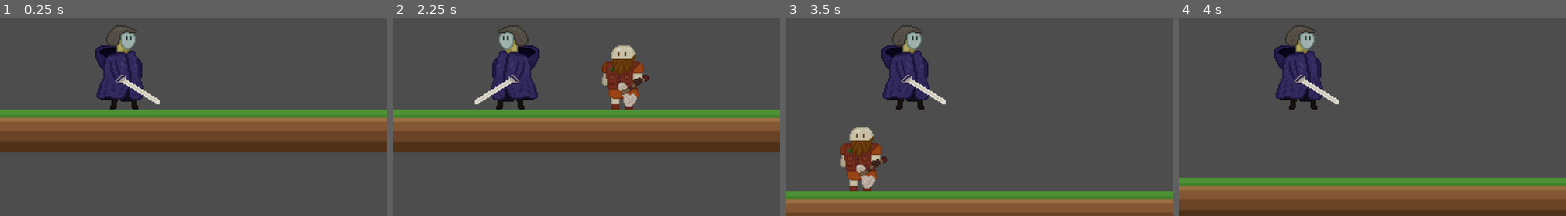
Above: before the commit, frames 1-4 (left to right).
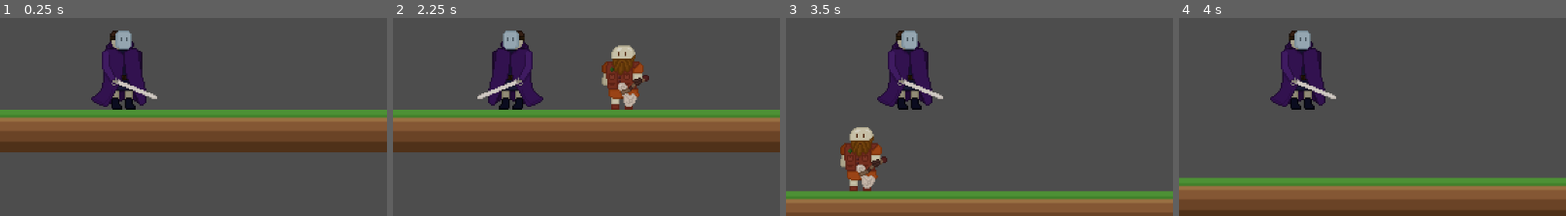
Above: after the commit, the same moments.

Repository: Arcstra/AlfaGame
Game: Godot game, scene res://Scenes/test.tscn
Two runs of this game, one before a commit and one after it. Both use one fixed random seed, a clock stepped at 60 frames per second and the inputs below.
Inputs:
- Up to frame 1 (0.25 s): no input
- Up to frame 2 (2.25 s): tap Enter at 0.5 s; hold D (right) 0.53-2.03 s; tap X (hit) at 0.6, 1.35, 2.1 s; tap Z (jump) at 0.77, 1.52 s; hold A (left) from 2.03 s (still down)
- Up to frame 3 (3.5 s): release A (left) at 2.78 s; hold D (right) from 2.78 s (still down); tap X (hit) at 2.85 s; tap Z (jump) at 3.02 s
- Up to frame 4 (4 s): keep holding D (right); tap X (hit) at 3.6 s; tap Z (jump) at 3.77 s
The pictures show only the part of the screen within x 34-84%, y 42-92%; the shares and areas given below are measured in that part.

The runs differ from the first frame. In frame 1, 2.5% of the frame differs, in the area x 23-42%, y 3-47%; in frame 2, 2.5%; in frame 3, 2.5%; in frame 4, 2.5%.

Commit message:
Add comments and minotaur

Diff:
--- a/Scenes/dwarf.tscn
+++ b/Scenes/dwarf.tscn
@@ -20,7 +20,7 @@
 [sub_resource type="RectangleShape2D" id="RectangleShape2D_p3jd0"]
 size = Vector2(27, 8)
 
-[node name="Dwarf" type="CharacterBody2D"]
+[node name="Dwarf" type="CharacterBody2D" groups=["dwarf\'s friend"]]
 collision_mask = 5
 script = ExtResource("1_a8uus")
 
--- /dev/null
+++ b/Scenes/minotaur.tscn
@@ -0,0 +1,51 @@
+[gd_scene load_steps=6 format=3 uid="uid://bdpaalej1sk32"]
+
+[ext_resource type="Script" path="res://Scripts/minotaur.gd" id="1_pyiwl"]
+[ext_resource type="Texture2D" uid="uid://b8v3e2v3blw64" path="res://Sprites/minotavr128.png" id="1_qqqas"]
+
+[sub_resource type="RectangleShape2D" id="RectangleShape2D_3fa6f"]
+size = Vector2(44, 108)
+
+[sub_resource type="SpriteFrames" id="SpriteFrames_c6git"]
+animations = [{
+"frames": [{
+"duration": 1.0,
+"texture": ExtResource("1_qqqas")
+}],
+"loop": true,
+"name": &"default",
+"speed": 5.0
+}]
+
+[sub_resource type="RectangleShape2D" id="RectangleShape2D_xk27n"]
+size = Vector2(50, 54)
+
+[node name="Minotaur" type="CharacterBody2D"]
+script = ExtResource("1_pyiwl")
+
+[node name="CollisionShape2D" type="CollisionShape2D" parent="."]
+position = Vector2(-12, 10)
+shape = SubResource("RectangleShape2D_3fa6f")
+
+[node name="AnimatedSprite2D" type="AnimatedSprite2D" parent="."]
+texture_filter = 1
+sprite_frames = SubResource("SpriteFrames_c6git")
+
+[node name="Cooldown" type="Timer" parent="."]
+wait_time = 2.0
+one_shot = true
+
+[node name="Sword" type="Area2D" parent="."]
+
+[node name="Collision" type="CollisionShape2D" parent="Sword"]
+position = Vector2(37, 23)
+shape = SubResource("RectangleShape2D_xk27n")
+
+[node name="RayCast2D" type="RayCast2D" parent="."]
+target_position = Vector2(640, 0)
+
+[node name="Careful" type="Timer" parent="."]
+wait_time = 5.0
+one_shot = true
+
+[node name="OneCareful" type="Timer" parent="."]
--- a/Scenes/player.tscn
+++ b/Scenes/player.tscn
@@ -1,7 +1,7 @@
 [gd_scene load_steps=6 format=3 uid="uid://bi01cjrei16ll"]
 
-[ext_resource type="Texture2D" uid="uid://piw3hl2xcaol" path="res://Sprites/GG64.png" id="1_i43q5"]
 [ext_resource type="Script" path="res://Scripts/player.gd" id="1_qn21p"]
+[ext_resource type="Texture2D" uid="uid://dkk2mwsjpefu3" path="res://Sprites/newGG64.png" id="2_gffg5"]
 
 [sub_resource type="RectangleShape2D" id="RectangleShape2D_dcp6n"]
 size = Vector2(22, 62)
@@ -10,7 +10,7 @@
 animations = [{
 "frames": [{
 "duration": 1.0,
-"texture": ExtResource("1_i43q5")
+"texture": ExtResource("2_gffg5")
 }],
 "loop": true,
 "name": &"default",
@@ -20,7 +20,7 @@
 [sub_resource type="RectangleShape2D" id="RectangleShape2D_6jo0n"]
 size = Vector2(20, 6)
 
-[node name="Player" type="CharacterBody2D"]
+[node name="Player" type="CharacterBody2D" groups=["player\'s friend"]]
 collision_mask = 3
 script = ExtResource("1_qn21p")
 
--- a/Scenes/test.tscn
+++ b/Scenes/test.tscn
@@ -1,10 +1,8 @@
-[gd_scene load_steps=8 format=4 uid="uid://drvg57wsxc6xn"]
+[gd_scene load_steps=6 format=4 uid="uid://drvg57wsxc6xn"]
 
 [ext_resource type="Texture2D" uid="uid://dpo5ee6g4dars" path="res://Sprites/testTile.png" id="1_ua3ul"]
 [ext_resource type="PackedScene" uid="uid://bi01cjrei16ll" path="res://Scenes/player.tscn" id="2_w8a1y"]
 [ext_resource type="PackedScene" uid="uid://h3cigwxw1glt" path="res://Scenes/dwarf.tscn" id="3_natp8"]
-[ext_resource type="Script" path="res://Scripts/label.gd" id="4_p2riy"]
-[ext_resource type="Script" path="res://Scripts/npchp.gd" id="5_3n1pf"]
 
 [sub_resource type="TileSetAtlasSource" id="TileSetAtlasSource_hhygb"]
 texture = ExtResource("1_ua3ul")
@@ -28,16 +26,3 @@
 
 [node name="Dwarf" parent="." instance=ExtResource("3_natp8")]
 position = Vector2(940, 320)
-
-[node name="PlayerHP" type="Label" parent="."]
-offset_right = 40.0
-offset_bottom = 23.0
-script = ExtResource("4_p2riy")
-
-[node name="NPCHP" type="Label" parent="."]
-offset_right = 40.0
-offset_bottom = 23.0
-size_flags_horizontal = 8
-size_flags_vertical = 0
-horizontal_alignment = 2
-script = ExtResource("5_3n1pf")
--- a/Scripts/dwarf.gd
+++ b/Scripts/dwarf.gd
@@ -25,15 +25,18 @@
 		velocity.x = 0
 
 	var target = $RayCast2D.get_collider()
+	# Если луч кого-то заметил
 	if target != null:
 		isWasEnemy = true
 		$OneCareful.stop()
 		fight()
+	# Режим настороженности
 	elif isWasEnemy:
 		$Careful.start()
 		$OneCareful.start()
 		isWasEnemy = false
 
+	# В зависимости от направления движения, определяет направление персонажа
 	if velocity.x > 0:
 		$RayCast2D.target_position.x = abs($RayCast2D.target_position.x)
 		$Sword/Collision.position.x = abs($Sword/Collision.position.x)
@@ -43,9 +46,12 @@
 		$Sword/Collision.position.x = -abs($Sword/Collision.position.x)
 		$AnimatedSprite2D.flip_h = true
 
+	# Функция, которая передвигает персонажа. Использует position и velocity
 	move_and_slide()
 
 
+# Отзеркаливает персонажа
+# P.S. в будущем требует доработки
 func flip():
 	if velocity.x != 0:
 		return
@@ -55,6 +61,7 @@
 	$AnimatedSprite2D.flip_h = not $AnimatedSprite2D.flip_h
 
 
+# Ведение боя
 func fight():
 	var positionTarget = $RayCast2D.get_collision_point()
 	var rangeTarget = positionTarget - nextPosition
@@ -66,29 +73,36 @@
 		nextPosition = positionTarget
 
 
+# Наносит урон всем, кому можно
 func hit():
 	for body in $Sword.get_overlapping_bodies():
-		if body.has_method("die"):
+		# Если есть функция, считывающая урон и если он недруг
+		if body.has_method("die") and not body.is_in_group("dwarf's friend"):
 			body.die(damage)
 
 
+# Учитывает полученный урон, если здоровья < 0, то персонаж удаляется со сцены
+# P.S. в будущем требует доработки
 func die(damage: int):
 	if not isWasEnemy:
 		flip()
-		$Careful.start()
-		$OneCareful.start()
+		$Careful.start() # Запускает таймер
+		$OneCareful.start() # Запускает таймер
 	hp -= damage
 	if hp <= 0:
-		queue_free()
+		queue_free() # Удаляет со сцены
 
 
+# Срабатывает каждый раз, когда время кулдауна закончилось
 func _on_cooldown_timeout() -> void:
 	canHit = true
 
 
+# Останавливает режим настороженности у персонажа
 func _on_careful_timeout() -> void:
 	$OneCareful.stop()
 
 
+# Во время режима настороженности, разворачивает персонажа
 func _on_one_careful_timeout() -> void:
 	flip()
--- a/Scripts/label.gd
+++ /dev/null
@@ -1,11 +0,0 @@
-extends Label
-
-
-# Called when the node enters the scene tree for the first time.
-func _ready() -> void:
-	pass # Replace with function body.
-
-
-# Called every frame. 'delta' is the elapsed time since the previous frame.
-func _process(delta: float) -> void:
-	text = str($"../Player".hp)
--- /dev/null
+++ b/Scripts/minotaur.gd
@@ -0,0 +1,37 @@
+extends CharacterBody2D
+
+var isWasEnemy = false
+var damage = 1
+var hp = 5
+
+# Called when the node enters the scene tree for the first time.
+func _ready() -> void:
+	pass # Replace with function body.
+
+
+# Called every frame. 'delta' is the elapsed time since the previous frame.
+func _physics_process(delta: float) -> void:
+	pass
+
+
+# Отзеркаливает персонажа
+# P.S. в будущем требует доработки
+func flip():
+	if velocity.x != 0:
+		return
+
+	$RayCast2D.target_position.x = -$RayCast2D.target_position.x
+	$Sword/Collision.position.x = -$Sword/Collision.position.x
+	$AnimatedSprite2D.flip_h = not $AnimatedSprite2D.flip_h
+
+
+# Учитывает полученный урон, если здоровья < 0, то персонаж удаляется со сцены
+# P.S. в будущем требует доработки
+func die(damage: int):
+	if not isWasEnemy:
+		flip()
+		$Careful.start()
+		$OneCareful.start()
+	hp -= damage
+	if hp <= 0:
+		queue_free() # Удаляет со сцены
--- a/Scripts/npchp.gd
+++ /dev/null
@@ -1,11 +0,0 @@
-extends Label
-
-
-# Called when the node enters the scene tree for the first time.
-func _ready() -> void:
-	pass # Replace with function body.
-
-
-# Called every frame. 'delta' is the elapsed time since the previous frame.
-func _process(delta: float) -> void:
-	text = str($"../Dwarf".hp)
--- a/Scripts/player.gd
+++ b/Scripts/player.gd
@@ -4,15 +4,17 @@
 const SPEED = 320.0
 const JUMP_VELOCITY = -200.0
 
-var canHit = true
+var canHit = true # Имеет ли возможность ударить
 var damage = 1
 var hp = 5
+
 
 func _process(delta: float) -> void:
 	if Input.is_action_just_pressed("hit") and canHit:
 		hit()
 		canHit = false
-		$Cooldown.start()
+		$Cooldown.start() # Запускает таймер кулдауна
+
 
 func _physics_process(delta: float) -> void:
 	# Add the gravity.
@@ -41,17 +43,21 @@
 	move_and_slide()
 
 
+# Наносит урон всем, кому можно
 func hit():
 	for body in $Sword.get_overlapping_bodies():
-		if body.has_method("die"):
+		if body.has_method("die") and not body.is_in_group("player's friend"):
 			body.die(damage)
 
 
+# Учитывает полученный урон, если здоровья < 0, то персонаж удаляется со сцены
+# P.S. в будущем требует доработки
 func die(damage: int):
 	hp -= damage
 	if hp <= 0:
-		queue_free()
+		queue_free() # Удаляет со сцены
 
 
+# Срабатывает каждый раз, когда время кулдауна закончилось
 func _on_cooldown_timeout() -> void:
 	canHit = true
--- a/project.godot
+++ b/project.godot
@@ -14,6 +14,11 @@
 run/main_scene="res://Scenes/test.tscn"
 config/features=PackedStringArray("4.3", "Mobile")
 config/icon="res://icon.svg"
+
+[global_group]
+
+"dwarf's friend"="группа, в которой состоят дворфы и их друзья"
+"player's friend"="игрок и невраги"
 
 [input]
 
Binary file added: Sprites/minotavr128.png
Not shown, added: Sprites/minotavr128.png.import
Binary file added: Sprites/newGG64.png
Not shown, added: Sprites/newGG64.png.import
